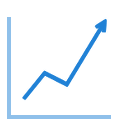
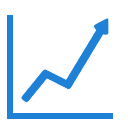
The second 128px x 128px image is a revision of the first. Changes to its layers:
added layer "line copy" above "line" over [21, 16, 109, 103]
hid "line" over [21, 16, 109, 102]
added layer "axis copy" above "axis" over [7, 15, 113, 119]
hid "axis" over [7, 17, 111, 119]
